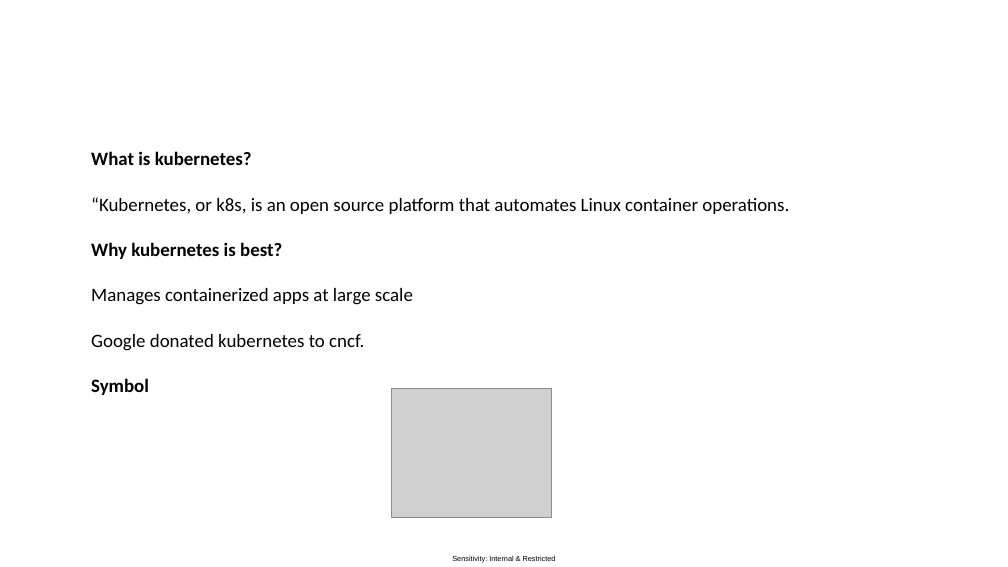
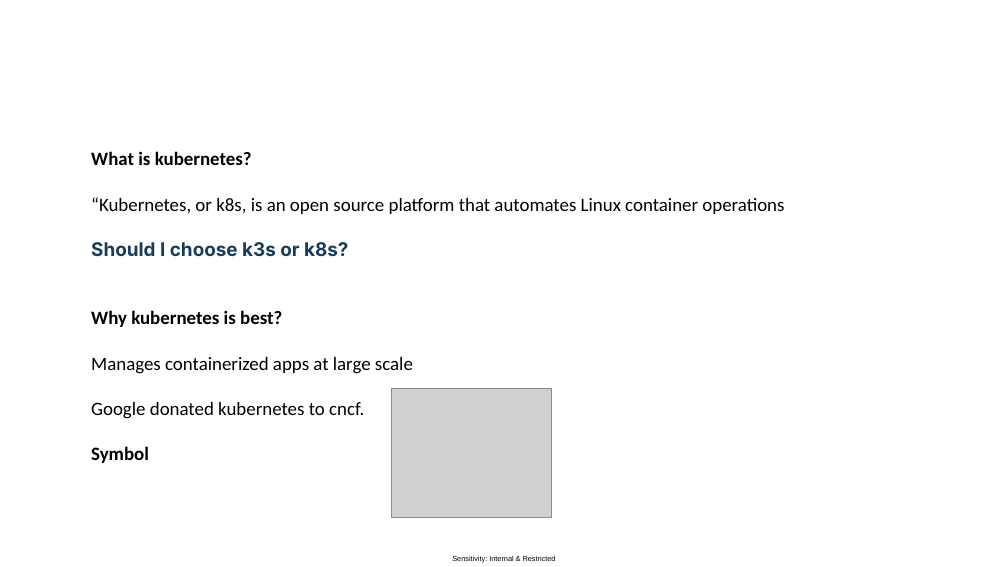
Before and after one commit to raj13aug/k8s-class, a slide deck: slide 2 of 24-27-aug2021/24-08-2021.pptx. Drawn at 1008x567 pixels with LibreOffice and Linux fonts; fonts in the diff are those of the drawing; grey boxes stand for pictures. Boxes give left, top, right and bottom in pixels: in the first picture for what was removed or moved away, otherwise in the second. Text is boxed around its words. In the diff, an @@ line names an element or a change of style, - is before the commit and + after.

```diff
--- a/24-27-aug2021/24-08-2021.pptx
+++ b/24-27-aug2021/24-08-2021.pptx
@@ text at (91,197,784,257): text changed @@
-“Kubernetes, or k8s, is an open source platform that automates Linux container operations.
+“Kubernetes, or k8s, is an open source platform that automates Linux container operations
+Should I choose k3s or k8s?
```
Also in this commit, not shown: 1 other slide changed, 8 slides added, 1 slide removed, 2 other files.
